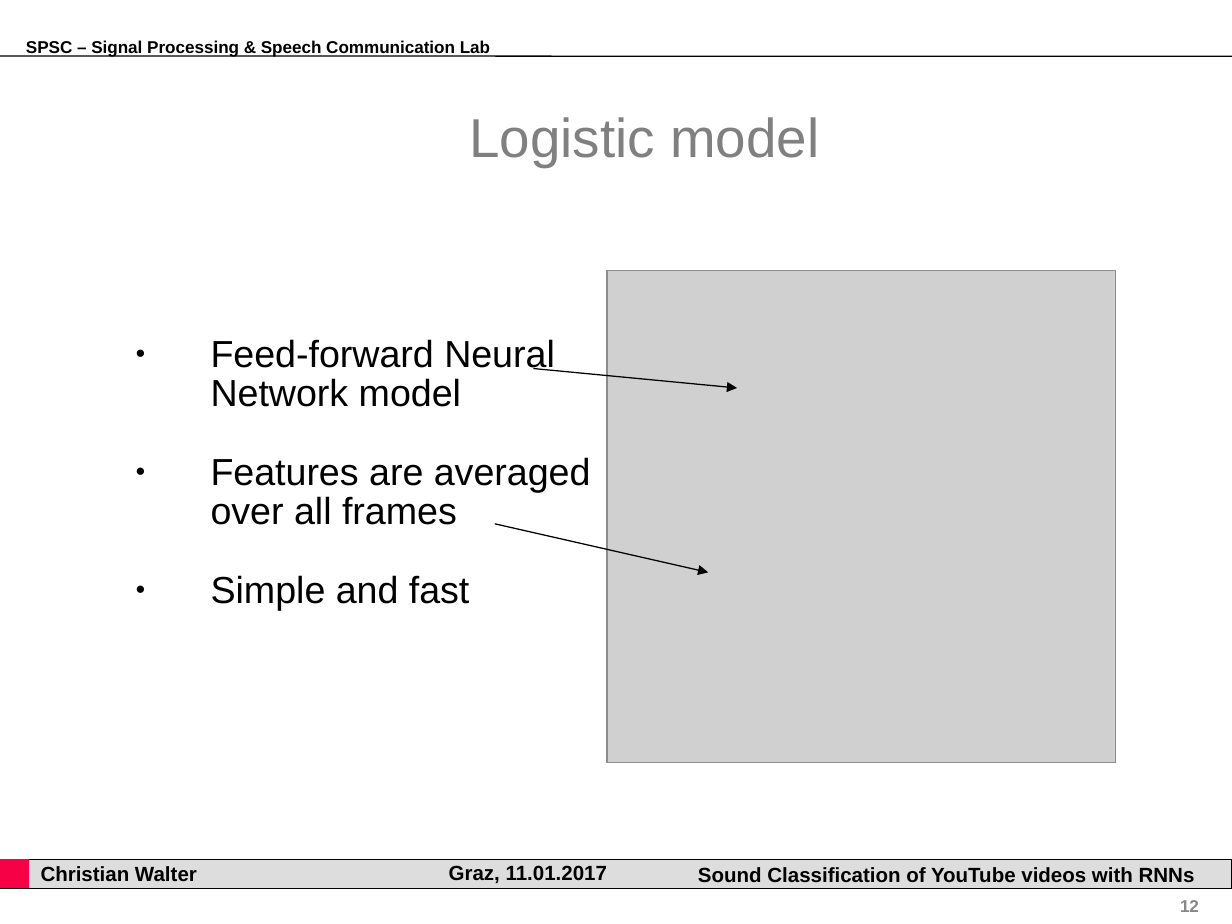
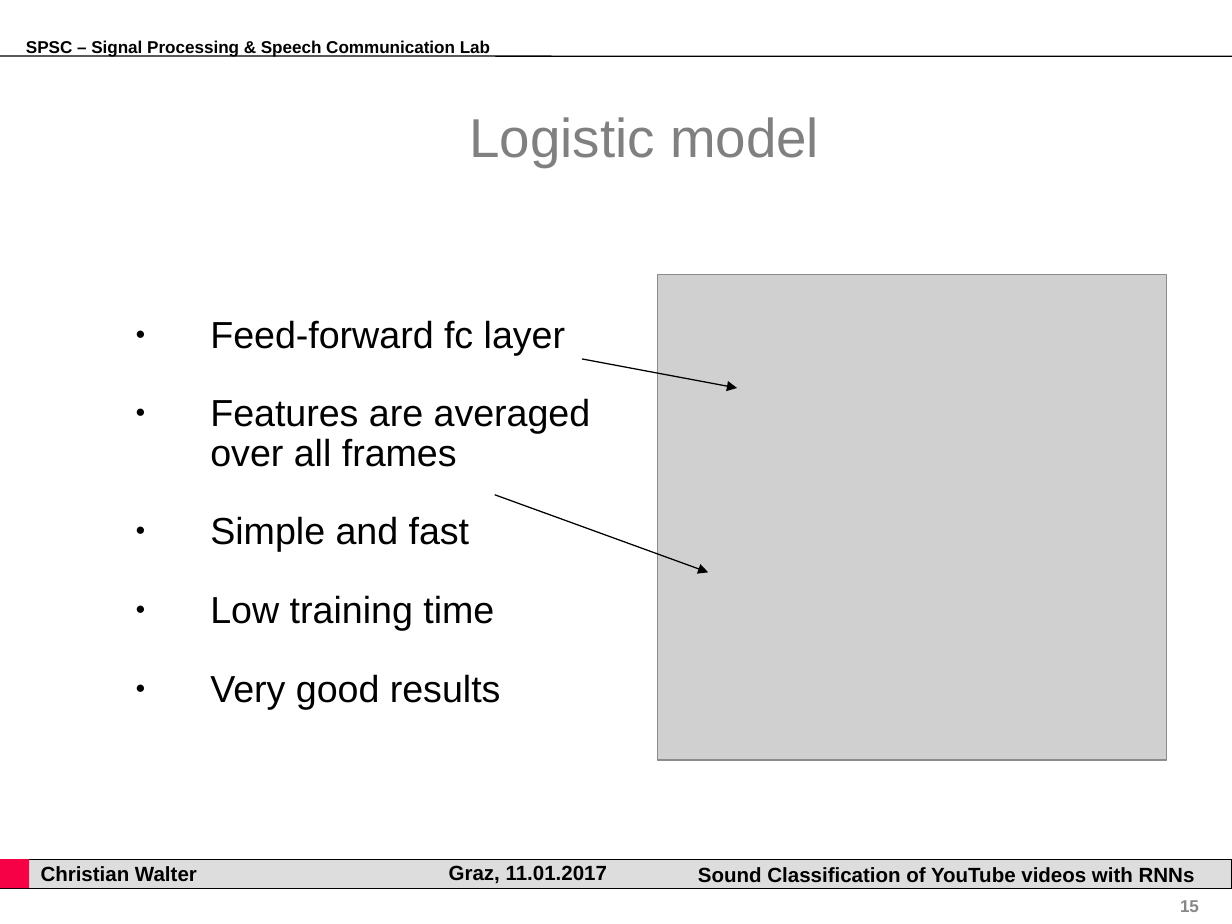
Before and after one commit to gartenschlaefer/present, a slide deck: slide 15 of bachelor_thesis/bachelor_thesis.ppt (slide 12 before the commit). Drawn at 1232x924 pixels with LibreOffice and Linux fonts; fonts in the diff are those of the drawing; grey boxes stand for pictures; background and template pictures are left out. Boxes give left, top, right and bottom in pixels: in the first picture for what was removed or moved away, otherwise in the second. Text is boxed around its words. In the diff, an @@ line names an element or a change of style, - is before the commit and + after.

Commit message:
train rnns

```diff
--- a/bachelor_thesis/bachelor_thesis.ppt
+++ b/bachelor_thesis/bachelor_thesis.ppt
@@ picture: place and size @@
-picture at (607, 271, 1116, 763)
+picture at (658, 275, 1167, 760)
@@ text "Feed-forward fc layer": place and size @@
-text "Feed-forward fc layer" at (211, 339, 591, 610)
+text "Feed-forward fc layer" at (210, 320, 591, 709)
@@ text at (210, 320, 565, 355): text changed @@
-● Feed-forward Neural Network model
+● Feed-forward fc layer
@@ arrow moved from (533, 368) - (737, 388) to (582, 359) - (737, 388) @@
@@ arrow moved from (495, 524) - (708, 573) to (495, 495) - (708, 573) @@
@@ text at (210, 595, 501, 709): paragraphs added @@
+● Low training time
+● Very good results
@@ page number at (1180, 900, 1199, 912): text changed @@
-12
+15
```
Also in this commit, not shown: 12 other slides changed, 4 slides added, 2 slides removed, 30 other files.
